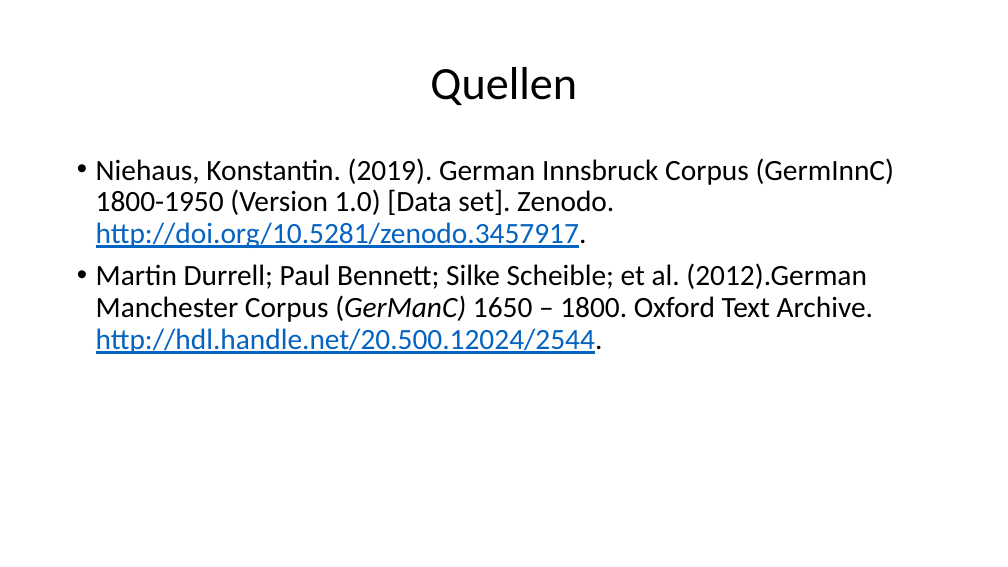
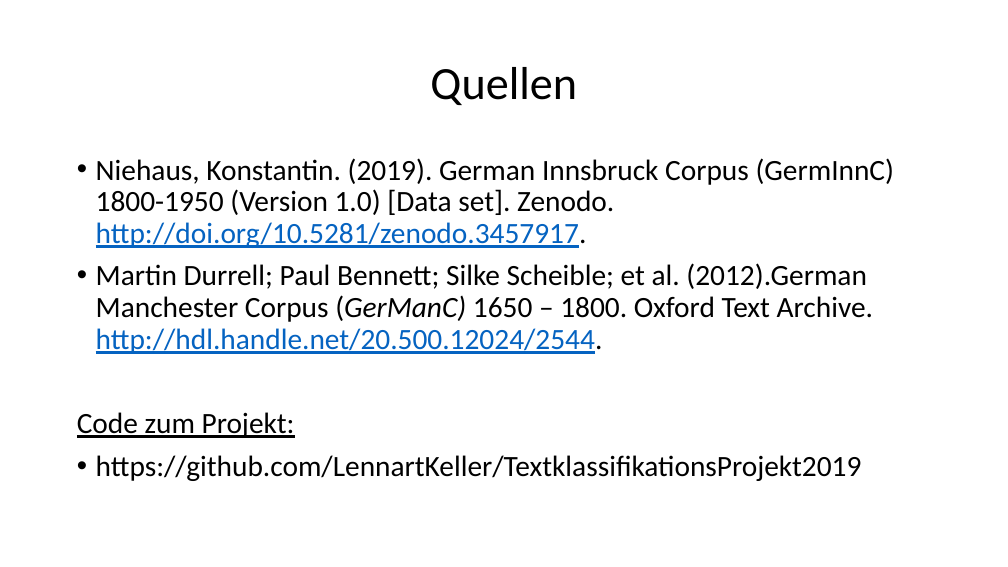
Before and after one commit to LennartKeller/TextklassifikationsProjekt2019, a slide deck: slide 21 of Projektgruppenpräsention.pptx. Drawn at 1008x567 pixels with LibreOffice and Linux fonts; fonts in the diff are those of the drawing. Boxes give left, top, right and bottom in pixels: in the first picture for what was removed or moved away, otherwise in the second. Text is boxed around its words. In the diff, an @@ line names an element or a change of style, - is before the commit and + after.

Commit message:
wirklich final

```diff
--- a/Projektgruppenpräsention.pptx
+++ b/Projektgruppenpräsention.pptx
@@ text at (77, 412, 862, 481): paragraphs added @@
+Code zum Projekt:
+• https://github.com/LennartKeller/TextklassifikationsProjekt2019
```
